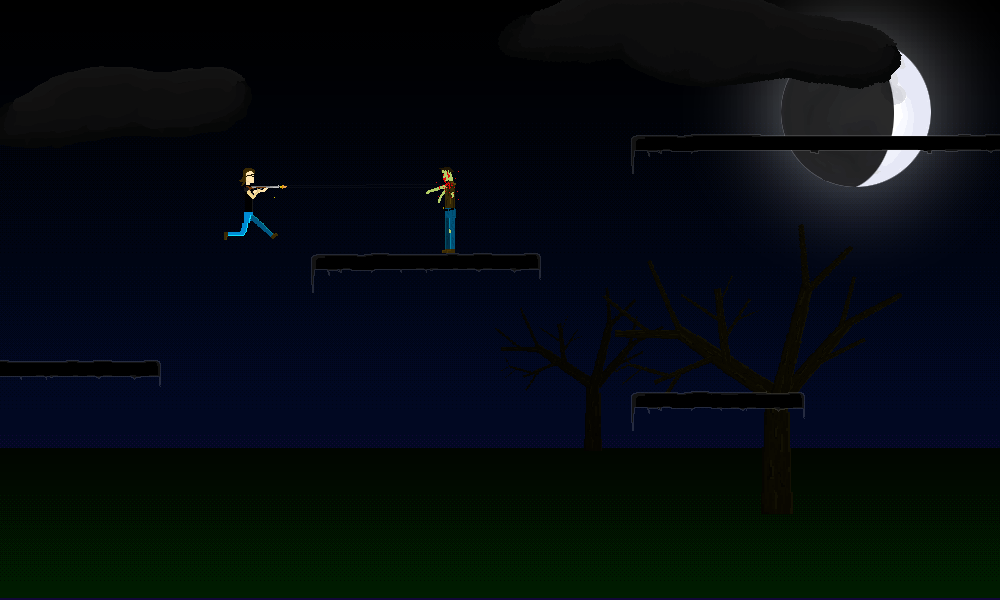
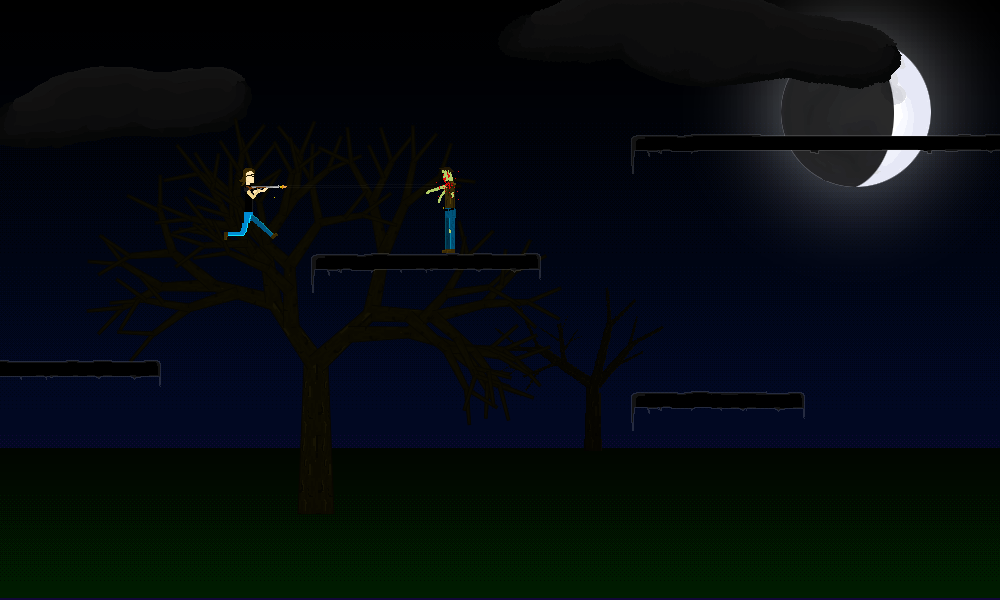
Before/after of a 1000×600 layered artwork. What changed in the layer stack:
added layer "Layer 4" above "Tree middle" over (86, 117, 562, 514)
hid "Tree middle" over (602, 224, 902, 514)
